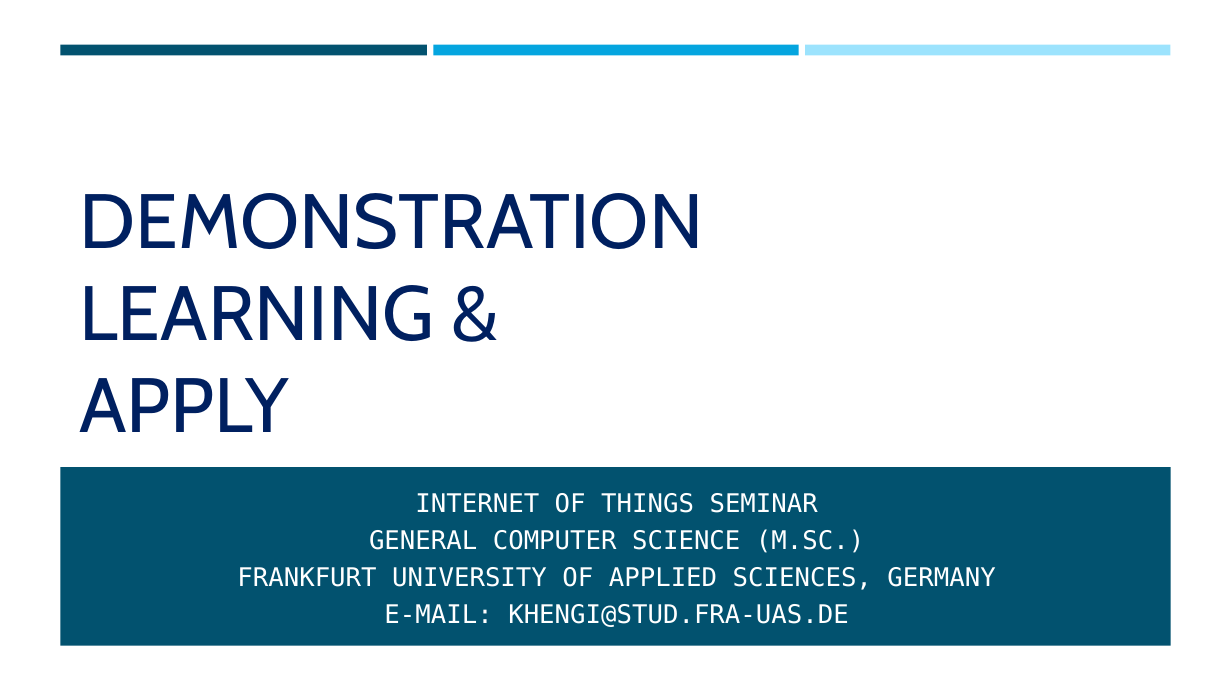
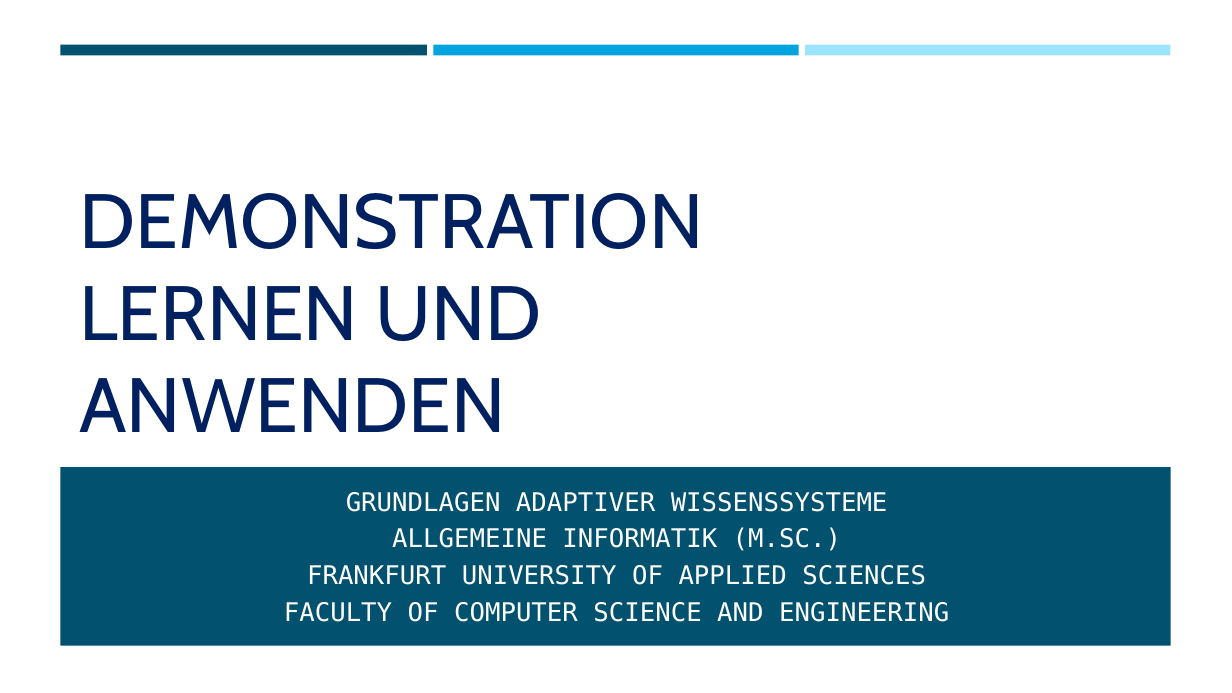
Before and after one commit to mzakarian/Reinforcement-Learning-SARSA-Q-Learning, a slide deck: slide 12 of misc/WISSEN.pptx (slide 13 before the commit). Drawn at 1232x693 pixels with LibreOffice and Linux fonts; fonts in the diff are those of the drawing. Boxes give left, top, right and bottom in pixels: in the first picture for what was removed or moved away, otherwise in the second. Text is boxed around its words. In the diff, an @@ line names an element or a change of style, - is before the commit and + after.

```diff
--- a/misc/WISSEN.pptx
+++ b/misc/WISSEN.pptx
@@ title at (79, 193, 703, 432): text changed @@
-DEMONSTRATION
-LEARNING &
-APPLY
+DEMONSTRATION
+LERNEN UND
+ANWENDEN
@@ text at (284, 492, 949, 622): text changed @@
-INTERNET OF THINGS SEMINAR
-GENERAL COMPUTER SCIENCE (M.SC.)
-FRANKFURT UNIVERSITY OF APPLIED SCIENCES, GERMANY
-E-MAIL: KHENGI@STUD.FRA-UAS.DE
+GRUNDLAGEN ADAPTIVER WISSENSSYSTEME
+ALLGEMEINE INFORMATIK (M.SC.)
+FRANKFURT UNIVERSITY OF APPLIED SCIENCES
+FACULTY OF COMPUTER SCIENCE AND ENGINEERING
```
Also in this commit, not shown: 6 other slides changed, 3 slides added, 4 slides removed, 1 other file.
